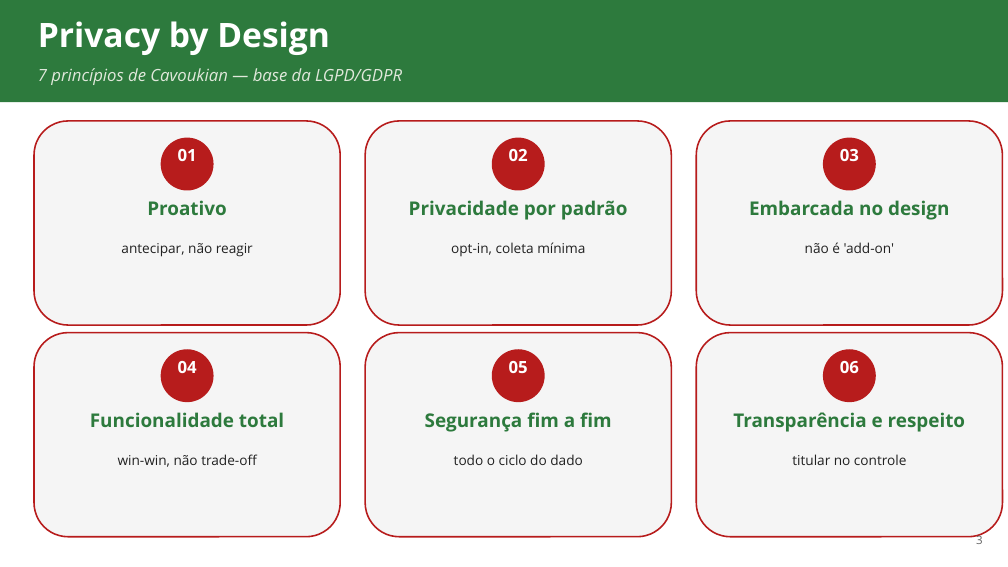
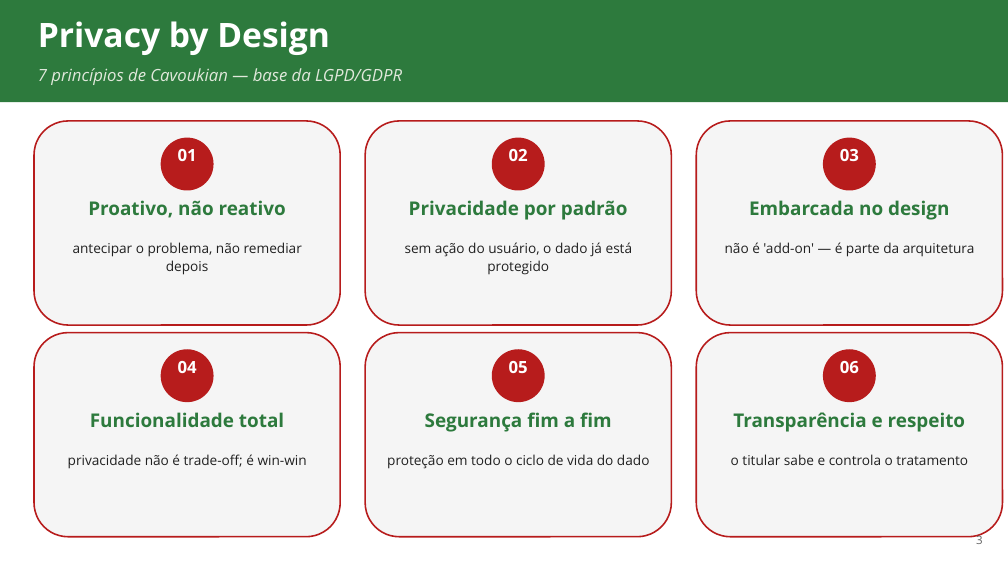
Before and after one commit to ads-sapucaia-ssc/SSC, a slide deck: slide 3 of aulas/aula-04-privacidade-linddun.pptx. Drawn at 1008x567 pixels with LibreOffice and Linux fonts; fonts in the diff are those of the drawing. Boxes give left, top, right and bottom in pixels: in the first picture for what was removed or moved away, otherwise in the second. Text is boxed around its words. In the diff, an @@ line names an element or a change of style, - is before the commit and + after.

```diff
--- a/aulas/aula-04-privacidade-linddun.pptx
+++ b/aulas/aula-04-privacidade-linddun.pptx
@@ text at (88,200,286,218): text changed @@
-Proativo
+Proativo, não reativo
@@ text at (73,242,302,275): text changed @@
-antecipar, não reagir
+antecipar o problema, não remediar depois
@@ text at (405,242,633,275): text changed @@
-opt-in, coleta mínima
+sem ação do usuário, o dado já está protegido
@@ text at (725,242,974,257): text changed @@
-não é 'add-on'
+não é 'add-on' — é parte da arquitetura
@@ text at (68,454,307,469): text changed @@
-win-win, não trade-off
+privacidade não é trade-off; é win-win
@@ text at (387,454,650,469): text changed @@
-todo o ciclo do dado
+proteção em todo o ciclo de vida do dado
@@ text at (731,454,968,465): text changed @@
-titular no controle
+o titular sabe e controla o tratamento
```
Also in this commit, not shown: 4 other slides changed, 1 slide added, 10 other files.
